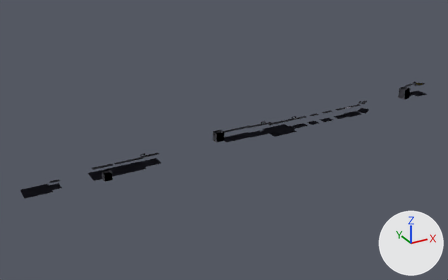
One commit to the OBJ model project/Resources/3DModel/Stages/ring_star_court/Stage1_Course_V4.obj: the scene before it, then after it.
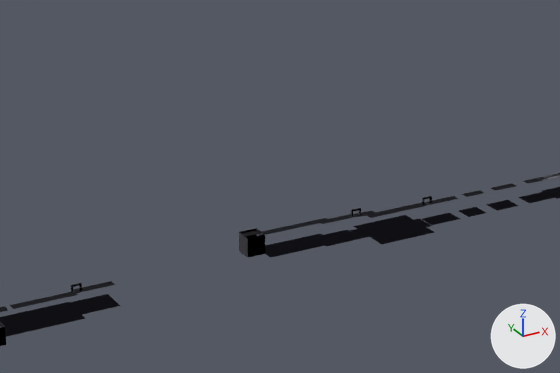
Each version is shown whole from a camera (50 mm lens) standing at (-546.0, -1280.0, 624.0) and looking at (167.0, 16.0, -23.0), then close up on the part from 25% to 78% of the width and 11% to 69% of the height. The axes (+X, +Y, +Z) are drawn at lower right. The lights are the same throughout. The last two pictures show the newer version. Where no turn or scale is listed for an object, it has been applied to the vertices. Vertices at exactly the same position are counted once.

Names of what the first close-up shows: 'Course_remaining'.
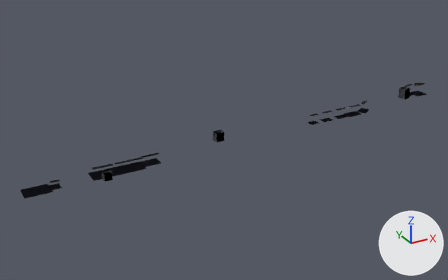
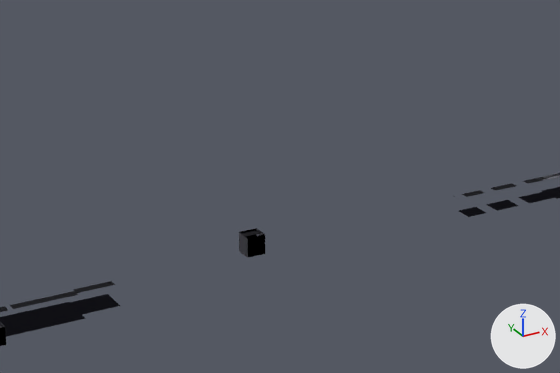
Where the change shows, as pixel boxes [x1, y1, x2, y2] in the close-ups (560 x 373 px):
part 1 of me_course_remaining, deleted: before [71, 196, 460, 292]
part 2 of me_course_remaining, cut back: before [262, 196, 458, 258]

The change, as a diff of the scene's bpy script:
```diff
--- a/project/Resources/3DModel/Stages/ring_star_court/Stage1_Course_V4.obj.py
+++ b/project/Resources/3DModel/Stages/ring_star_court/Stage1_Course_V4.obj.py
@@ me_course_remaining @@
 # used by ob_course_remaining; location = (0.0, 0.0, 0.0)
-me_course_remaining.from_pydata(...)  # 357 vertices, 227 faces; spans x -360.0..870.0, y -80.0..44.0, z -13.0..25.0
+me_course_remaining.from_pydata(...)  # 194 vertices, 103 faces; spans x -360.0..870.0, y -80.0..44.0, z -13.0..18.0
+# me_course_remaining part 1: 14 loose pieces with 152 vertices, spanning x -84.0..839.0, y -50.0..26.0, z -13.0..25.0, are deleted
+# me_course_remaining part 2
+# 11 vertices are removed from x 153.0..360.0, y -25.0..10.0, z -13.0..10.0
+# 11 faces are deleted
+# 2 new faces join them, mat_ruin_stone (light grey #bfbfcd)
 me_course_remaining.materials.append(mat_garden_underside)
@@ me_course_remaining @@
 me_course_remaining.materials.append(mat_goal_dais)
-me_course_remaining.materials.append(mat_ruin_cap)  # light grey #d7d4df
```
